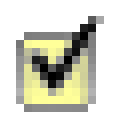
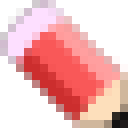
Before/after of a 128x128 layered artwork. What changed in the layer stack:
hid "Layer 3" over (16, 16, 104, 112)
added layer "Layer 4" above "Layer 1" over (0, 0, 128, 128)
hid "Layer 1" over (24, 32, 88, 112)
